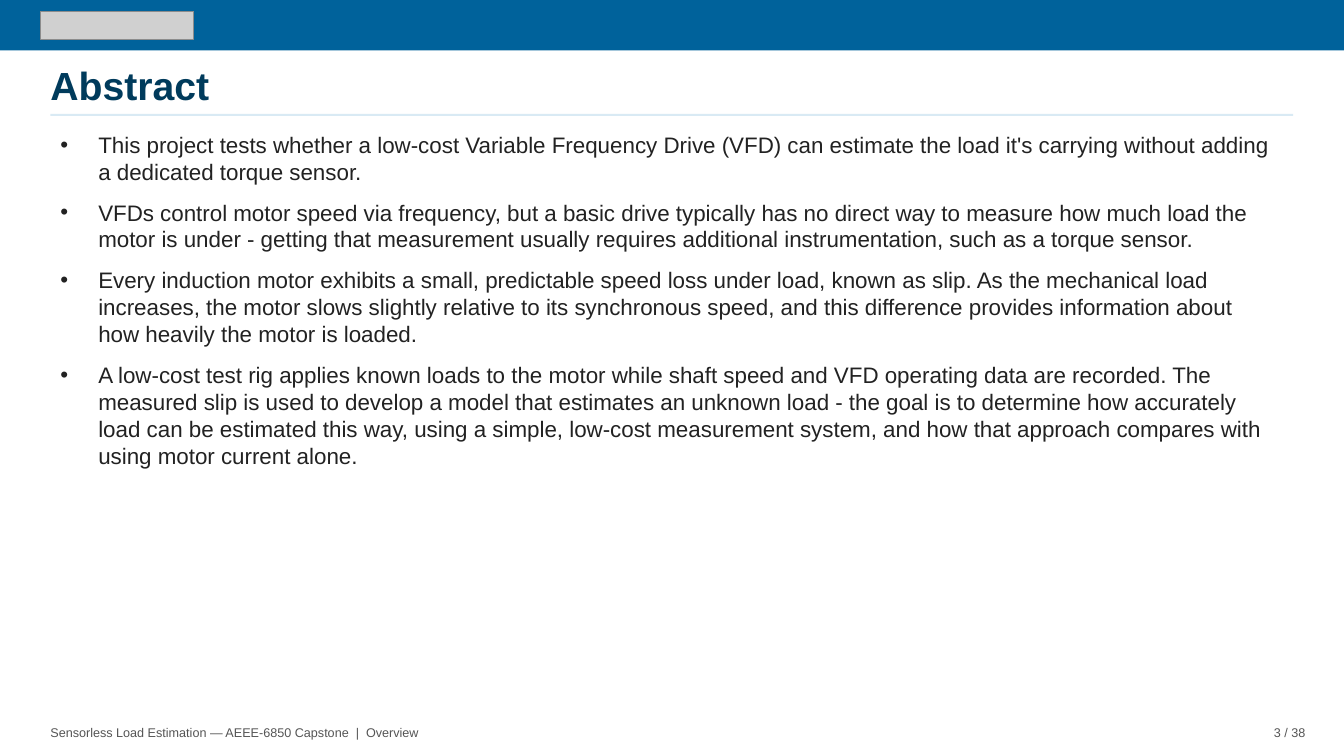
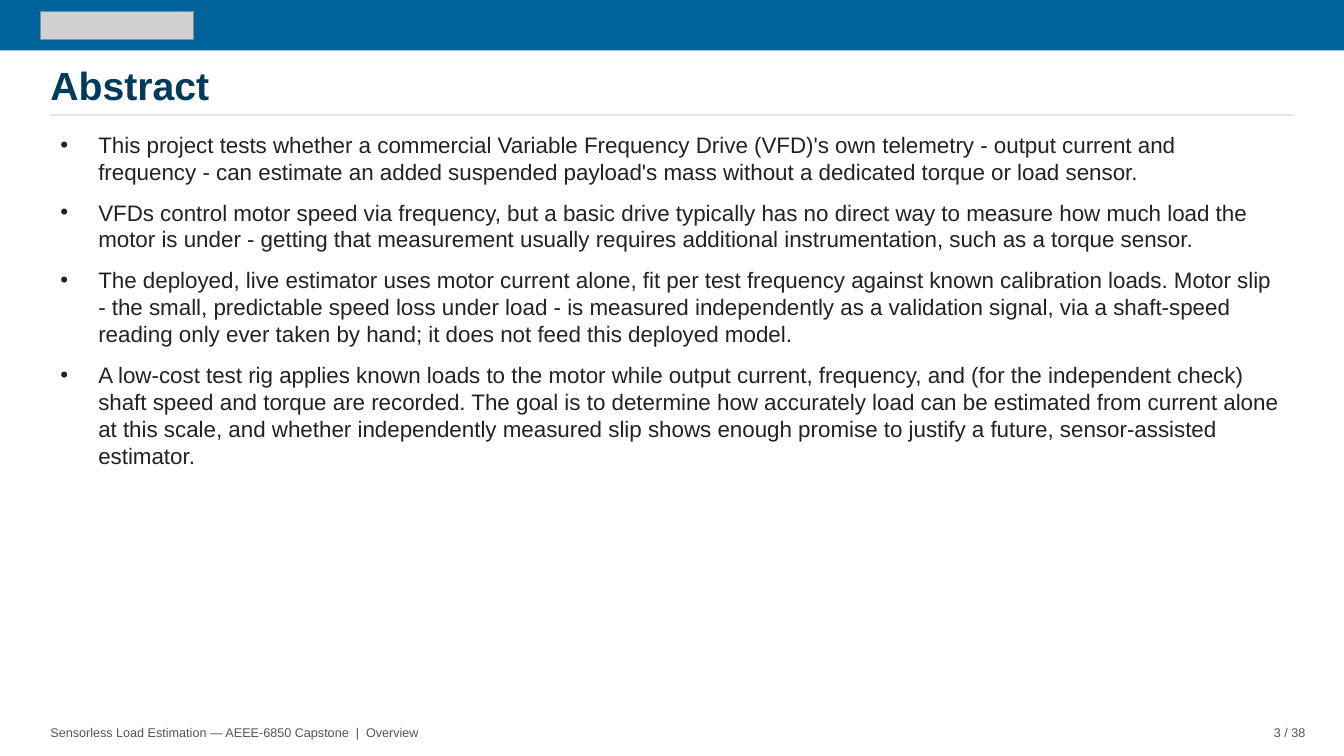
Before and after one commit to David-4529/Capstone, a slide deck: slide 3 of docs/paper/Sensorless_Load_Estimation_Deck.pptx. Drawn at 1344x756 pixels with LibreOffice and Linux fonts; fonts in the diff are those of the drawing; grey boxes stand for pictures. Boxes give left, top, right and bottom in pixels: in the first picture for what was removed or moved away, otherwise in the second. Text is boxed around its words. In the diff, an @@ line names an element or a change of style, - is before the commit and + after.

```diff
--- a/docs/paper/Sensorless_Load_Estimation_Deck.pptx
+++ b/docs/paper/Sensorless_Load_Estimation_Deck.pptx
@@ text at [98,136,1175,185]: text changed @@
-• This project tests whether a low-cost Variable Frequency Drive (VFD) can estimate the load it's carrying without adding a dedicated torque sensor.
+• This project tests whether a commercial Variable Frequency Drive (VFD)'s own telemetry - output current and frequency - can estimate an added suspended payload's mass without a dedicated torque or load sensor.
@@ text at [98,271,1278,465]: text changed @@
-• Every induction motor exhibits a small, predictable speed loss under load, known as slip. As the mechanical load increases, the motor slows slightly relative to its synchronous speed, and this difference provides information about how heavily the motor is loaded.
-• A low-cost test rig applies known loads to the motor while shaft speed and VFD operating data are recorded. The measured slip is used to develop a model that estimates an unknown load - the goal is to determine how accurately load can be estimated this way, using a simple, low-cost measurement system, and how that approach compares with using motor current alone.
+• The deployed, live estimator uses motor current alone, fit per test frequency against known calibration loads. Motor slip - the small, predictable speed loss under load - is measured independently as a validation signal, via a shaft-speed reading only ever taken by hand; it does not feed this deployed model.
+• A low-cost test rig applies known loads to the motor while output current, frequency, and (for the independent check) shaft speed and torque are recorded. The goal is to determine how accurately load can be estimated from current alone at this scale, and whether independently measured slip shows enough promise to justify a future, sensor-assisted estimator.
```
Also in this commit, not shown: 7 other slides changed.
